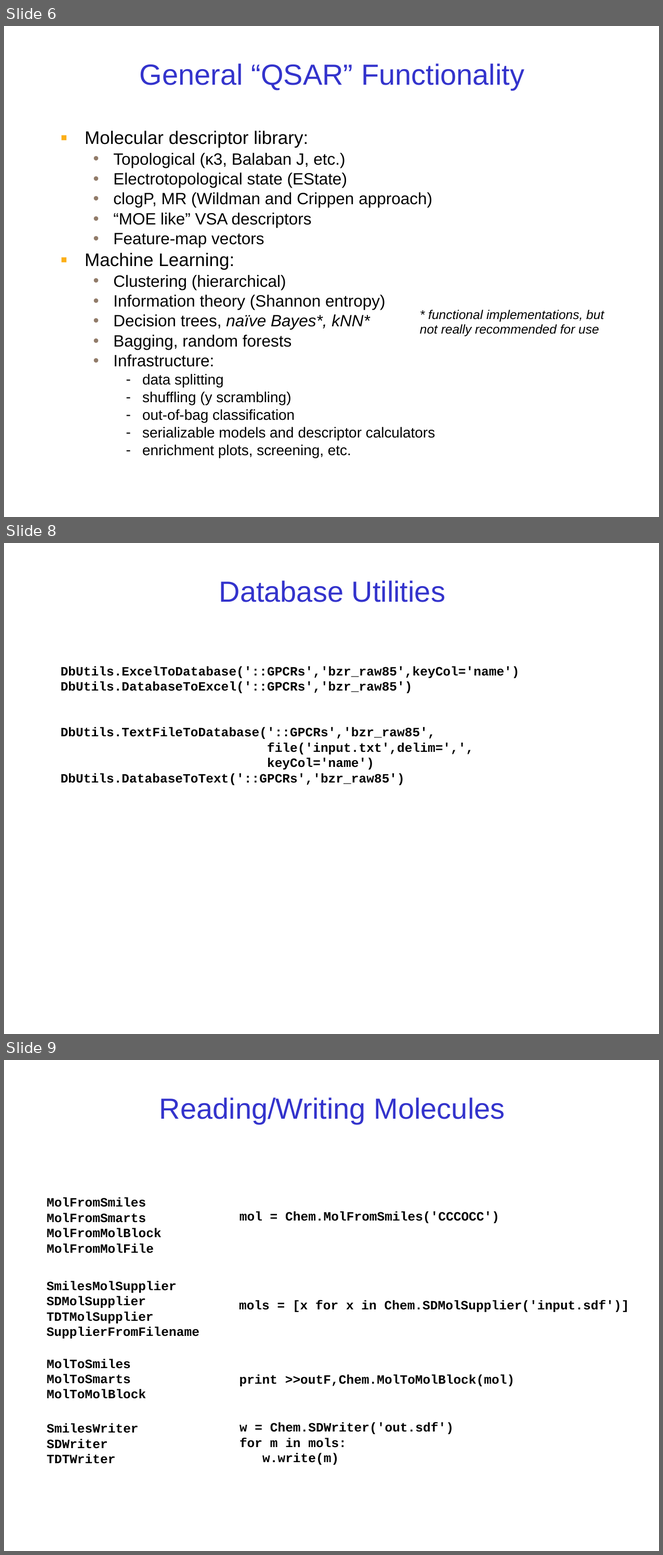
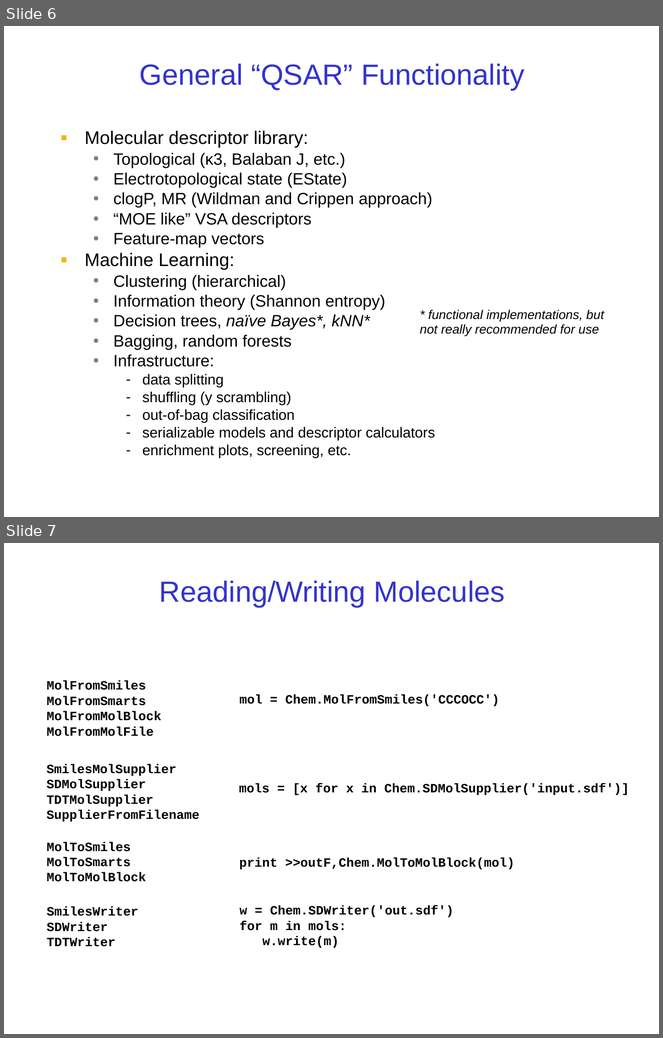
Before and after one commit to rdkit/rdkit-orig, a slide deck: Docs/RDKit_Overview.odp. Shown one above the other, each under a label of ours: slides 6, 8 and 9 before the commit, slides 6 and 7 after it; the slides between them are not shown. The pictures are 663x1555 and 663x1038 pixels, drawn with LibreOffice and Linux fonts; fonts in the diff are those of the drawing. Boxes give left, top, right and bottom in pixels: in the first picture for what was removed or moved away, otherwise in the second. Text is boxed around its words. In the diff, an @@ line names an element or a change of style, - is before the commit and + after.

```diff
--- a/Docs/RDKit_Overview.odp
+++ b/Docs/RDKit_Overview.odp
@@ slide 8 removed at (4,543,659,1034), background #FFFFFF @@
@@ title removed at (219,580,445,602) @@
-Database Utilities
@@ text removed at (61,666,520,785) @@
-DbUtils.ExcelToDatabase('::GPCRs','bzr_raw85',keyCol='name')
-DbUtils.DatabaseToExcel('::GPCRs','bzr_raw85')
-DbUtils.TextFileToDatabase('::GPCRs','bzr_raw85',
-file('input.txt',delim=',',
-keyCol='name')
-DbUtils.DatabaseToText('::GPCRs','bzr_raw85')
@@ what was slide 9 is now slide 7 @@
```
Also in this commit, not shown: 2 slides changed, 1 other slide removed, 1 other file.
